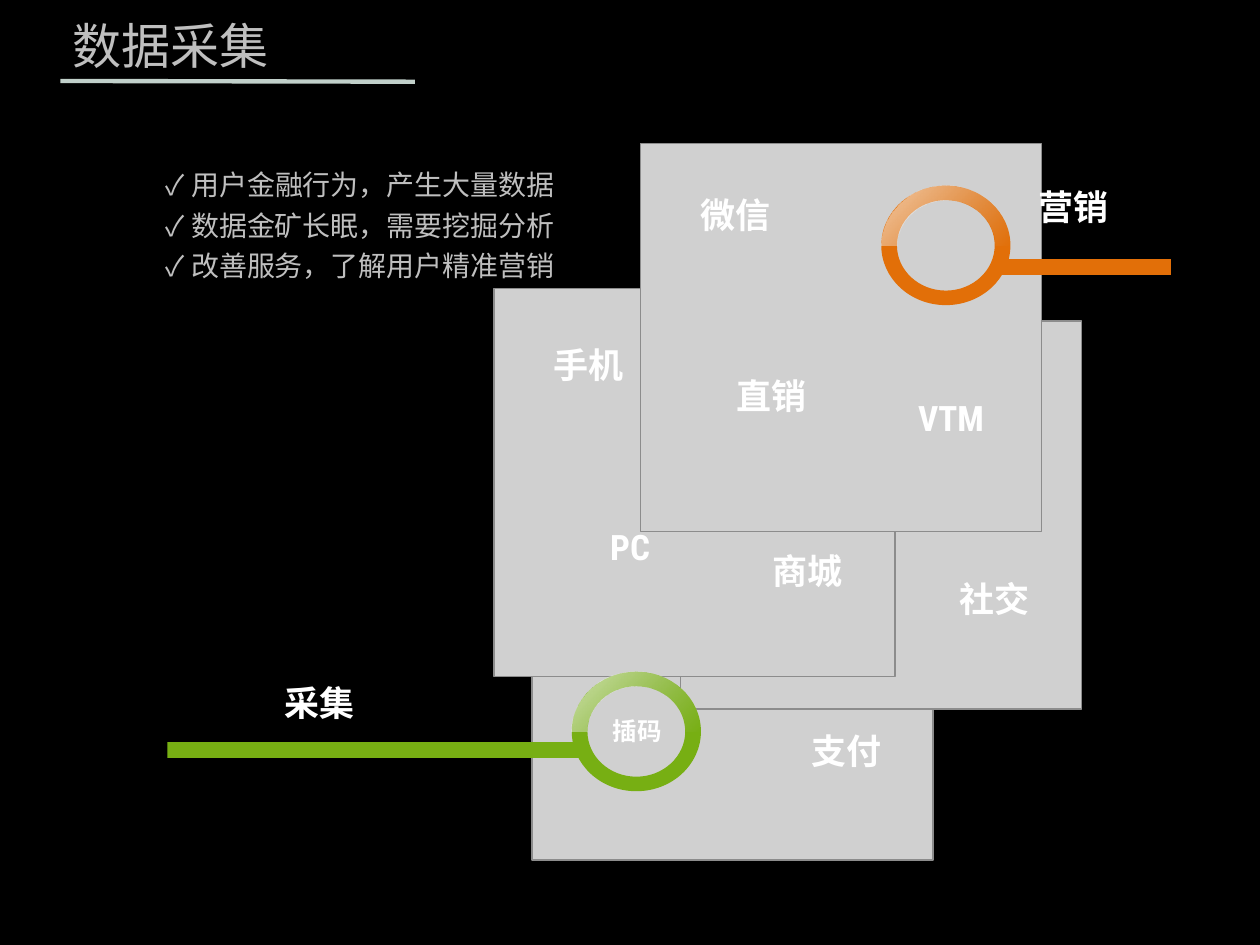
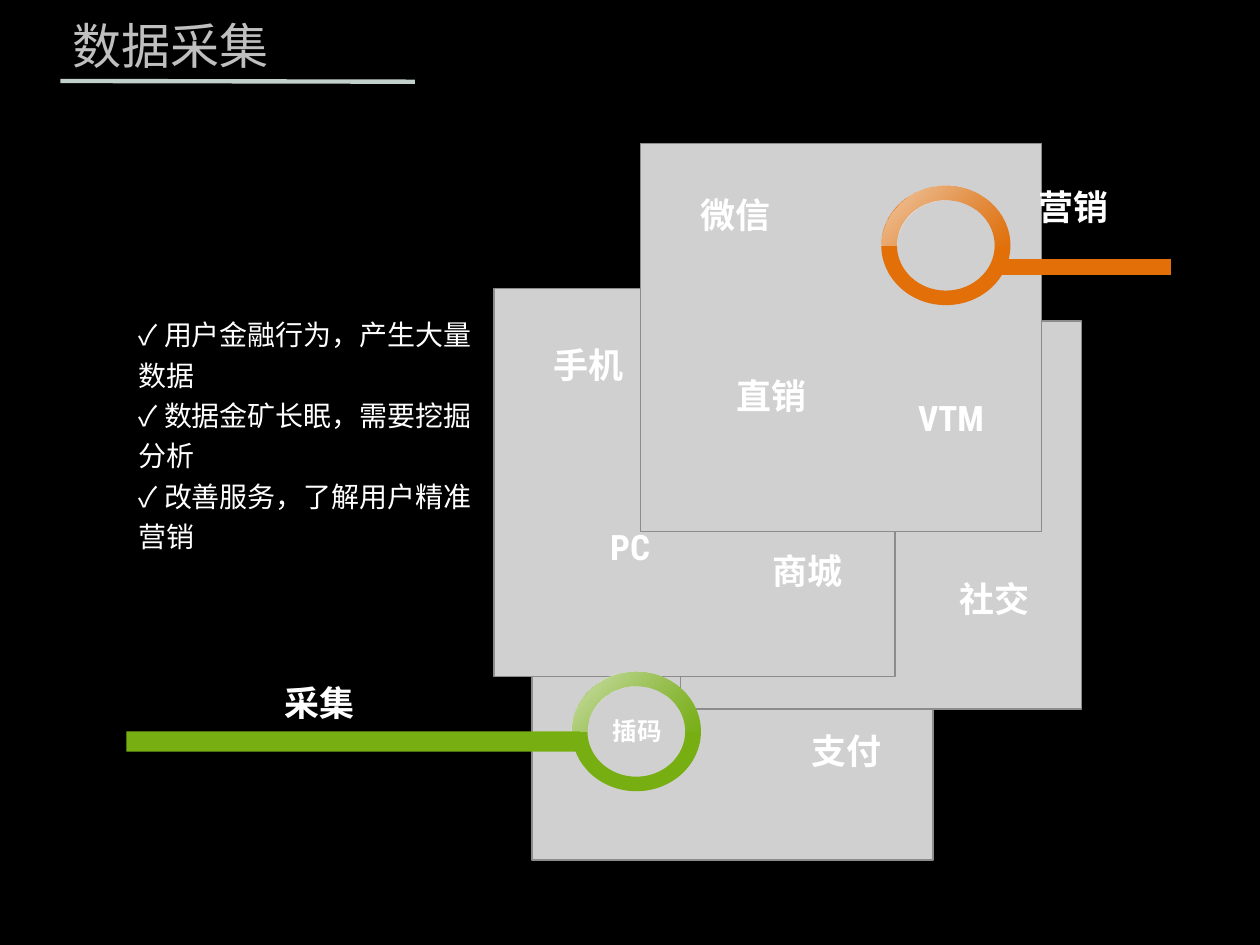
Before and after one commit to zhenghong/UBP, a slide deck: slide 4 of 营销.pptx. Drawn at 1260x945 pixels with LibreOffice and Linux fonts; fonts in the diff are those of the drawing; grey boxes stand for pictures; background and template pictures are left out. Boxes give left, top, right and bottom in pixels: in the first picture for what was removed or moved away, otherwise in the second. Text is boxed around its words. In the diff, an @@ line names an element or a change of style, - is before the commit and + after.

```diff
--- a/营销.pptx
+++ b/营销.pptx
@@ text "✓ 用户金融行为，产生大量数据" moved from (x1=191, y1=171, x2=554, y2=279) to (x1=139, y1=321, x2=471, y2=550) @@
@@ text "✓ 用户金融行为，产生大量数据" at (x1=139, y1=321, x2=471, y2=550): text colour #BFBFBF to #FFFFFF @@
@@ freeform shape resized from (x1=168, y1=742, x2=582, y2=759) to (x1=126, y1=732, x2=582, y2=752) @@
```
Also in this commit, not shown: 5 other slides changed, 2 slides added, 1 slide removed.
